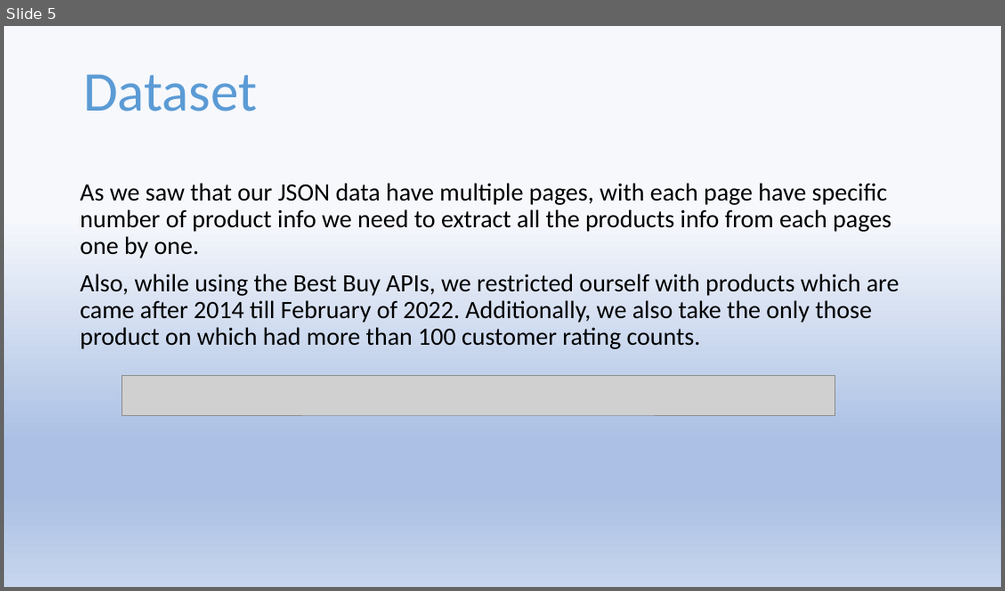
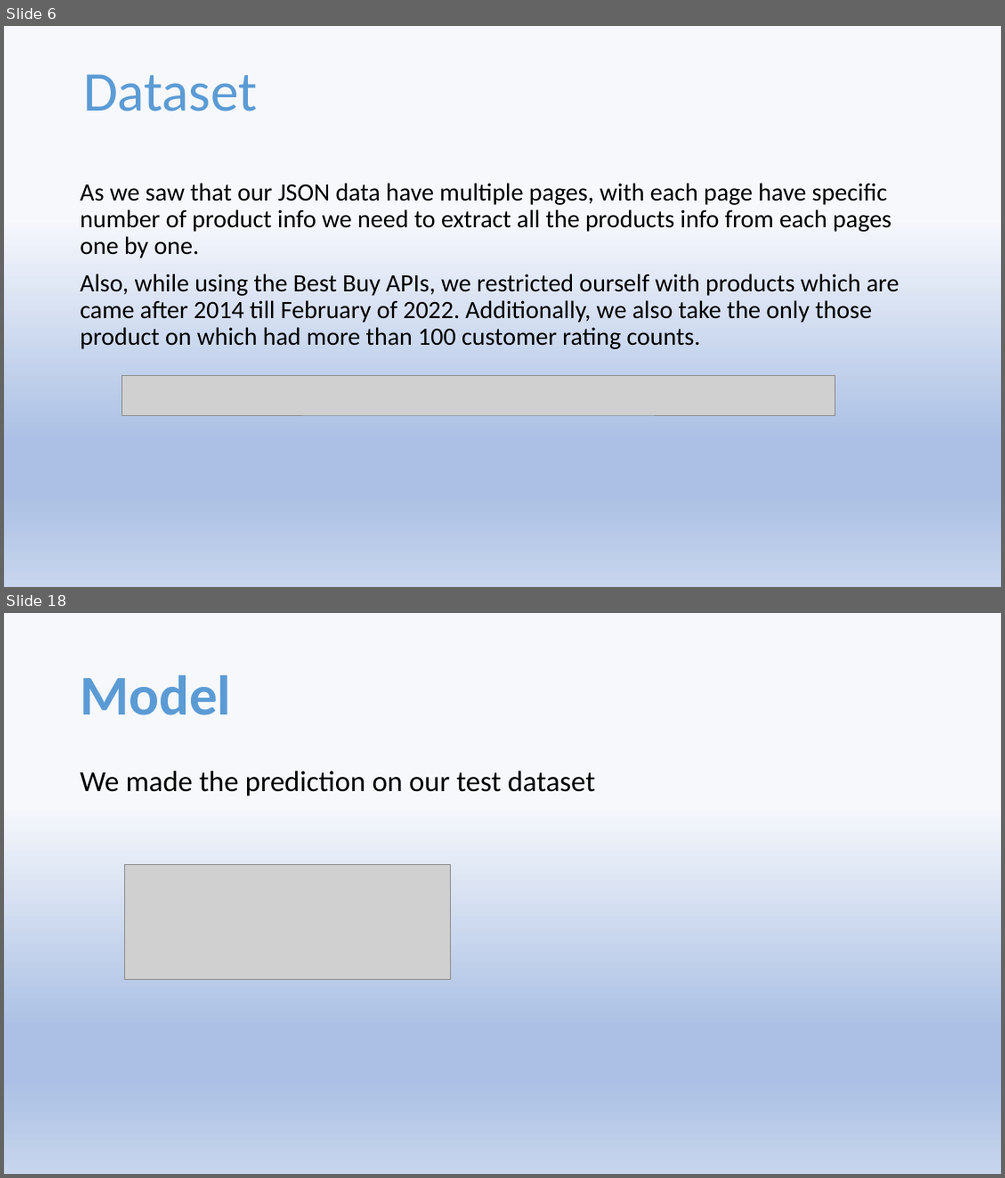
Before and after one commit to Pratyushnayak/Best-Buy-Price, a slide deck: Best Buy.pptx. Shown one above the other, each under a label of ours: slide 5 before the commit, slides 6 and 18 after it; the slides between them are not shown. The pictures are 1005x591 and 1005x1178 pixels, drawn with LibreOffice and Linux fonts; fonts in the diff are those of the drawing; grey boxes stand for pictures. Boxes give left, top, right and bottom in pixels: in the first picture for what was removed or moved away, otherwise in the second. Text is boxed around its words. In the diff, an @@ line names an element or a change of style, - is before the commit and + after.

```diff
--- a/Best Buy.pptx
+++ b/Best Buy.pptx
@@ slide 18 added at (x1=4, y1=613, x2=1001, y2=1174), background gradient #F6F8FC to #ABC0E4 to #C7D5ED @@
@@ title added at (x1=80, y1=675, x2=231, y2=715), 54 pt, text gradient #1F4E79 to #5B9BD5 to #9DC3E6, bold @@
+Model
@@ text added at (x1=80, y1=771, x2=595, y2=796), 28 pt, text #000000 @@
+We made the prediction on our test dataset
@@ picture added at (x1=124, y1=864, x2=451, y2=980) @@
@@ what was slide 5 is now slide 6 @@
```
Also in this commit, not shown: 2 slides changed, 14 other slides added, 1 slide removed.
